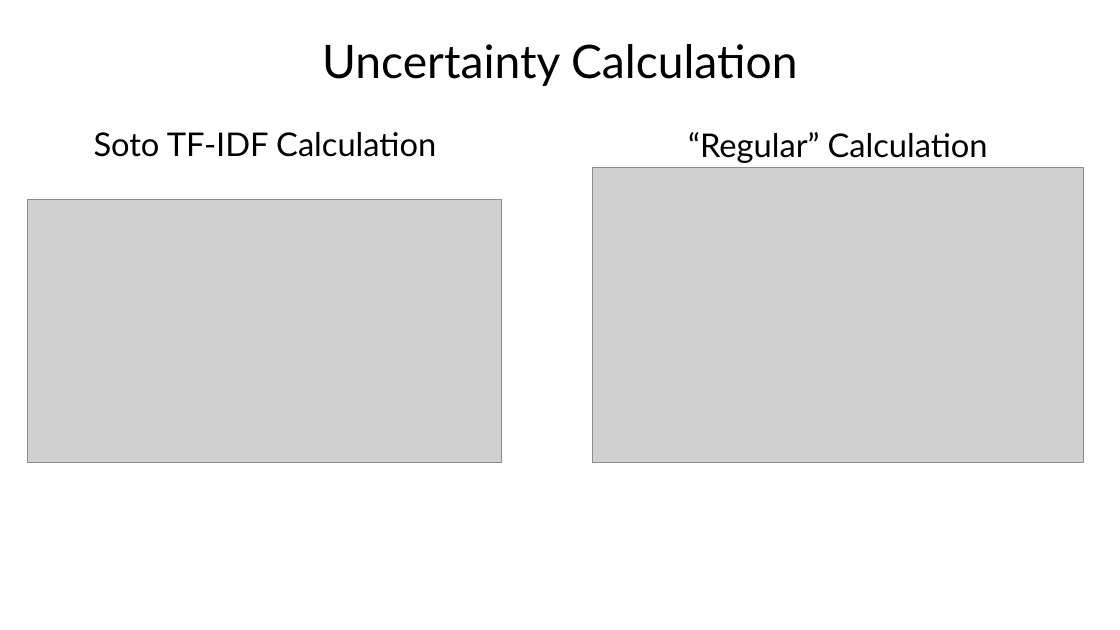
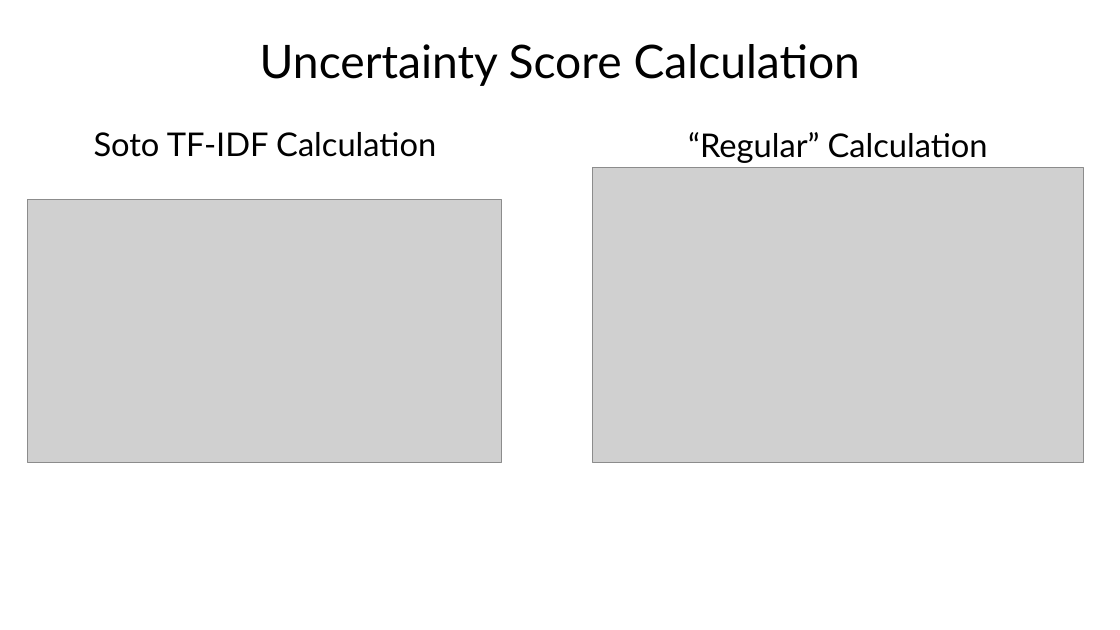
Before and after one commit to sstagliano02/msds_capstone, a slide deck: slide 12 of Analyzing Bank Uncertainty with Word Embeddings.pptx (slide 7 before the commit). Drawn at 1120x630 pixels with LibreOffice and Linux fonts; fonts in the diff are those of the drawing; grey boxes stand for pictures. Boxes give left, top, right and bottom in pixels: in the first picture for what was removed or moved away, otherwise in the second. Text is boxed around its words. In the diff, an @@ line names an element or a change of style, - is before the commit and + after.

```diff
--- a/Analyzing Bank Uncertainty with Word Embeddings.pptx
+++ b/Analyzing Bank Uncertainty with Word Embeddings.pptx
@@ title at [260,44,860,86]: text changed @@
-Uncertainty Calculation
+Uncertainty Score Calculation
```
Also in this commit, not shown: 7 other slides changed, 4 slides added, 2 slides removed, 2 other files.
